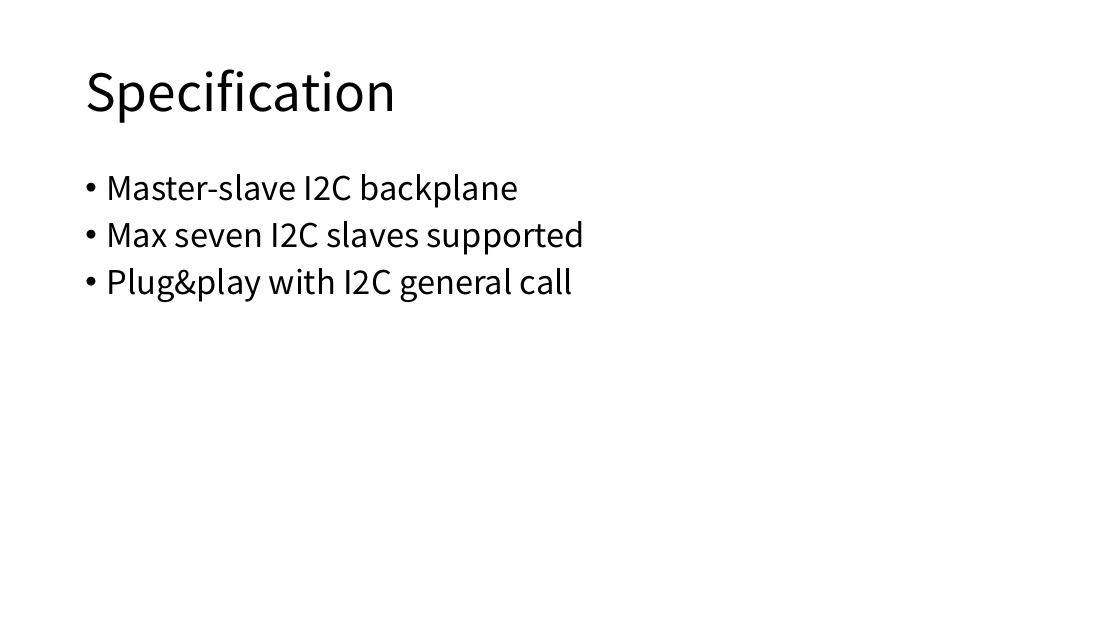
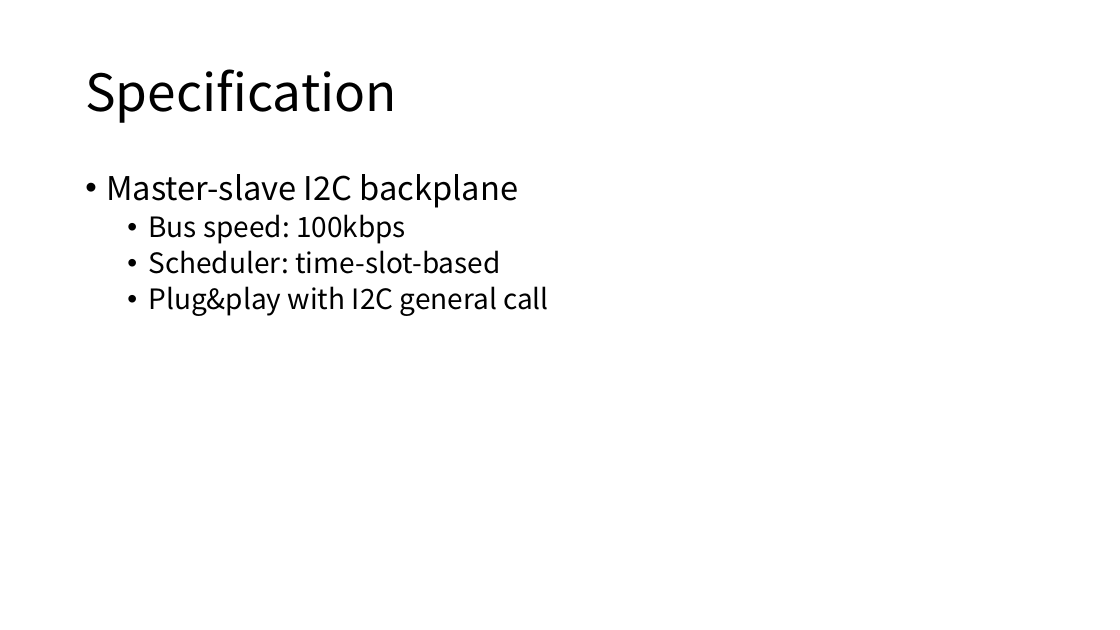
Before and after one commit to araobp/sensor-network, a slide deck: slide 2 of doc/I2C_BACKPLANE_SPEC.pptx. Drawn at 1120x630 pixels with LibreOffice and Linux fonts; fonts in the diff are those of the drawing. Boxes give left, top, right and bottom in pixels: in the first picture for what was removed or moved away, otherwise in the second. Text is boxed around its words. In the diff, an @@ line names an element or a change of style, - is before the commit and + after.

```diff
--- a/doc/I2C_BACKPLANE_SPEC.pptx
+++ b/doc/I2C_BACKPLANE_SPEC.pptx
@@ text at [148,214,500,274]: text changed; size 28 to 24 pt @@
-• Max seven I2C slaves supported
+  • Bus speed: 100kbps
+  • Scheduler: time-slot-based
@@ text at [148,286,549,316]: size 28 to 24 pt in "Plug&play with I2C general call"; list level 1 to 2 in "Plug&play with I2C general call" @@
```
Also in this commit, not shown: 2 other slides changed, 1 slide removed, 14 other files.
